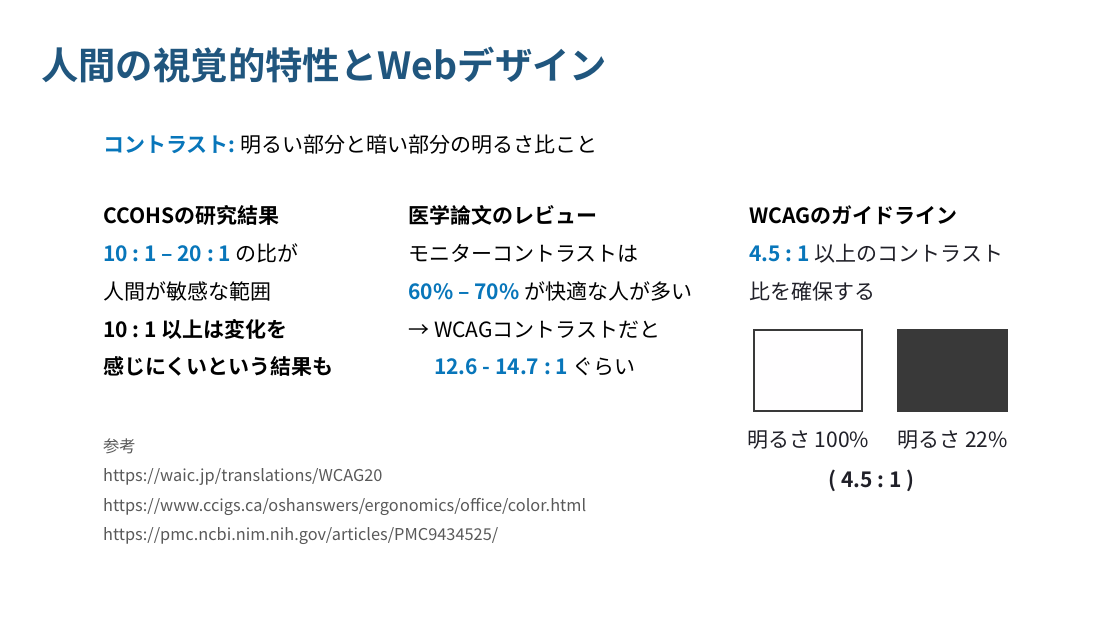
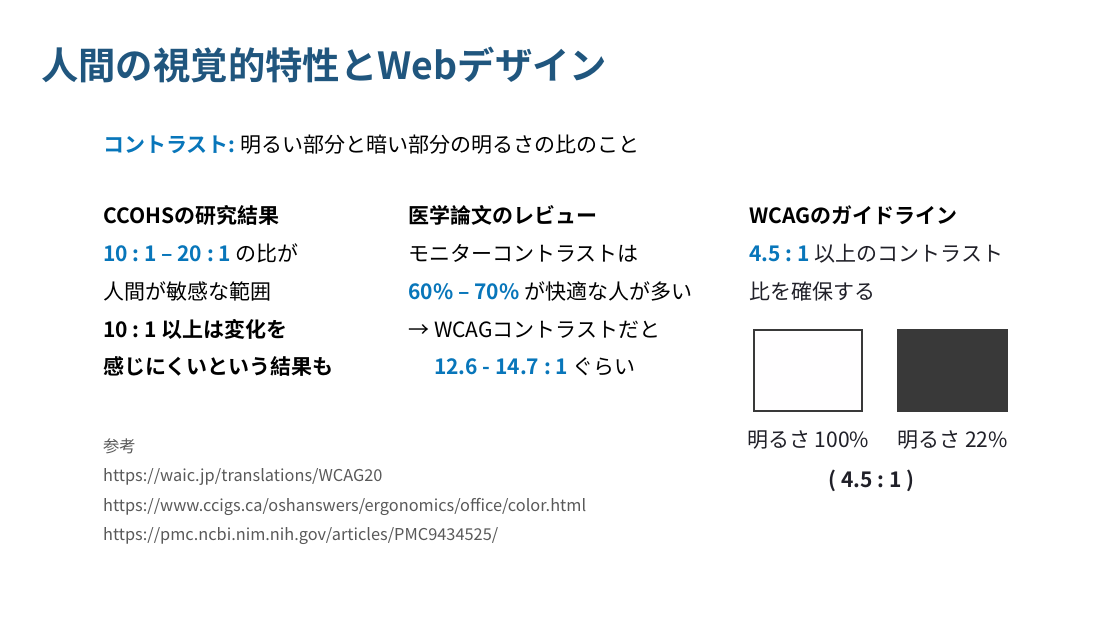
Before and after one commit to nearfactory/Soutan, a slide deck: slide 9 of 18 2G23寺田侑史 視覚とWebデザ_v2.pptx. Drawn at 1120x630 pixels with LibreOffice and Linux fonts; fonts in the diff are those of the drawing. Boxes give left, top, right and bottom in pixels: in the first picture for what was removed or moved away, otherwise in the second. Text is boxed around its words. In the diff, an @@ line names an element or a change of style, - is before the commit and + after.

```diff
--- a/18 2G23寺田侑史 視覚とWebデザ_v2.pptx
+++ b/18 2G23寺田侑史 視覚とWebデザ_v2.pptx
@@ text at bbox=[103, 134, 639, 154]: text changed @@
-コントラスト: 明るい部分と暗い部分の明るさ比こと
+コントラスト: 明るい部分と暗い部分の明るさの比のこと
```
Also in this commit, not shown: 4 other slides changed, 3 slides added, 1 slide removed.
